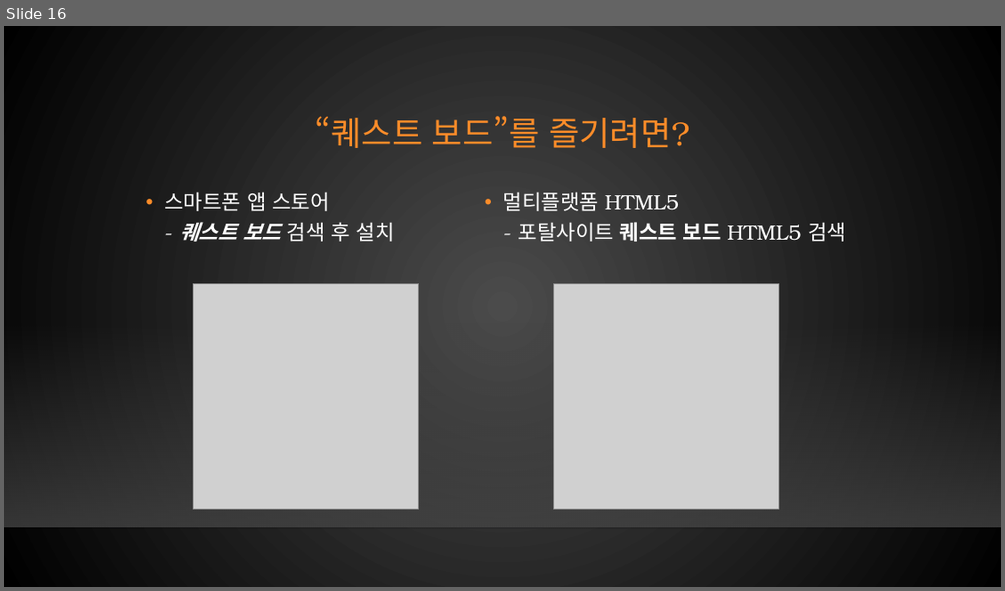
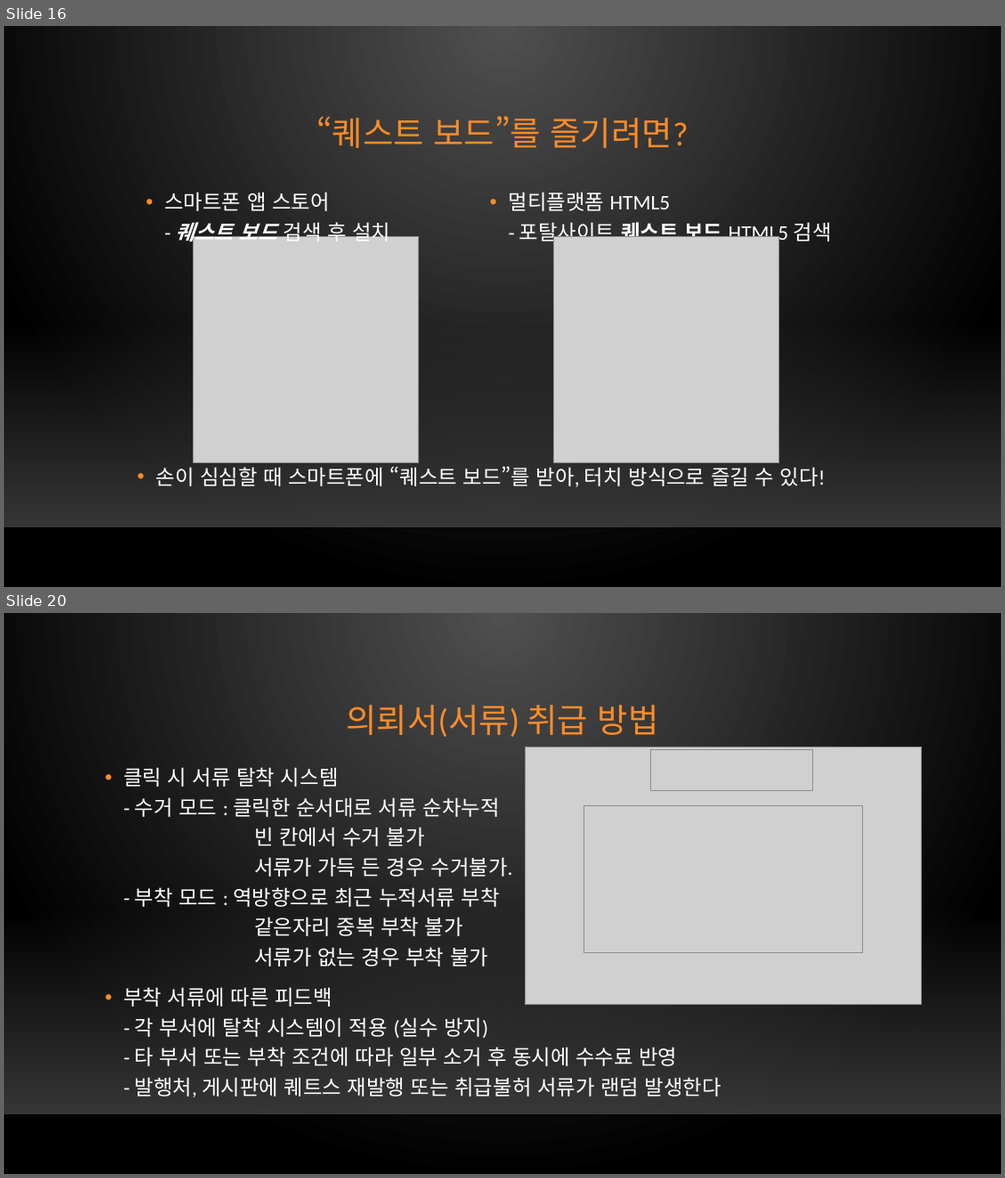
Before and after one commit to xqiwipx/first_project, a slide deck: Kims_project.pptx. Shown one above the other, each under a label of ours: slide 16 before the commit, slides 16 and 20 after it; the slides between them are not shown. The pictures are 1005x591 and 1005x1178 pixels, drawn with LibreOffice and Linux fonts; fonts in the diff are those of the drawing; grey boxes stand for pictures; background and template pictures are left out. Boxes give left, top, right and bottom in pixels: in the first picture for what was removed or moved away, otherwise in the second. Text is boxed around its words. In the diff, an @@ line names an element or a change of style, - is before the commit and + after.

```diff
--- a/Kims_project.pptx
+++ b/Kims_project.pptx
@@ slide 20 added at [4,613,1001,1174], background gradient #505050 to #000000; not listed: 2 template elements that a slide beside it also shows @@
@@ title added at [347,705,659,737], 32 pt, text #FB8C29 @@
+의뢰서(서류) 취급 방법
@@ text added at [123,767,721,1097], 20 pt, text #FFFFFF @@
+• 클릭 시 서류 탈착 시스템
+  - 수거 모드 : 클릭한 순서대로 서류 순차누적
+  빈 칸에서 수거 불가
+  서류가 가득 든 경우 수거불가.
+  - 부착 모드 : 역방향으로 최근 누적서류 부착
+  같은자리 중복 부착 불가
+  서류가 없는 경우 부착 불가
+• 부착 서류에 따른 피드백
+  - 각 부서에 탈착 시스템이 적용 (실수 방지)
+  - 타 부서 또는 부착 조건에 따라 일부 소거 후 동시에 수수료 반영
+  - 발행처, 게시판에 퀘트스 재발행 또는 취급불허 서류가 랜덤 발생한다
@@ picture added at [525,747,921,1005] @@
@@ picture added at [651,750,812,791] @@
@@ picture added at [584,805,863,952] @@
@@ slide 16 changed as well @@
@@ background gradient #4B4B4B to #000000 to gradient #505050 to #000000 @@
@@ font TeX Gyre Bonum to Calibri in 3 elements at [316,116,688,148], [164,192,390,245], [509,192,832,245] @@
@@ picture: place and size @@
-picture at [194,283,418,508]
+picture at [194,237,418,462]
@@ picture: place and size @@
-picture at [554,283,778,508]
+picture at [554,237,778,462]
@@ text added at [156,466,825,487], 20 pt, text #FFFFFF @@
+• 손이 심심할 때 스마트폰에 “퀘스트 보드”를 받아, 터치 방식으로 즐길 수 있다!
```
Also in this commit, not shown: 25 other slides changed, 3 other slides added, 3 slides removed.
